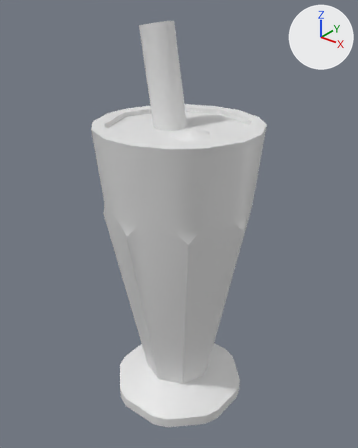
A saved change to the Blender file UnityProject/Assets/Milkshake/MilkshakeCup.blend.
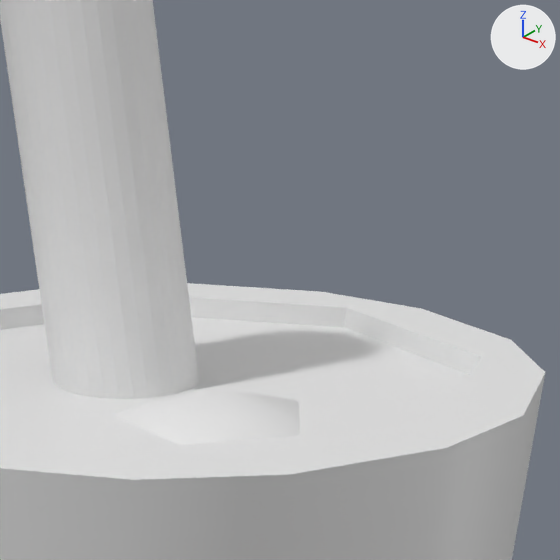
Old and new are each drawn whole from a 50 mm lens placed at (1.83, -2.28, 1.75), pointed at (-0.01, 0.02, 0.32) and again close up on the part from 40% to 75% of the width and 9% to 37% of the height. The axes (+X, +Y, +Z) are drawn at upper right. The lights are the same throughout.

Names of what the first close-up shows: 'Cup', 'IceCream3', 'LiquidFull', 'Straw'.
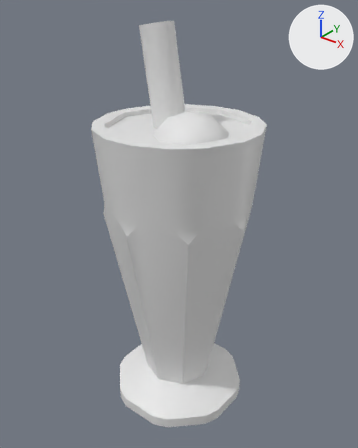
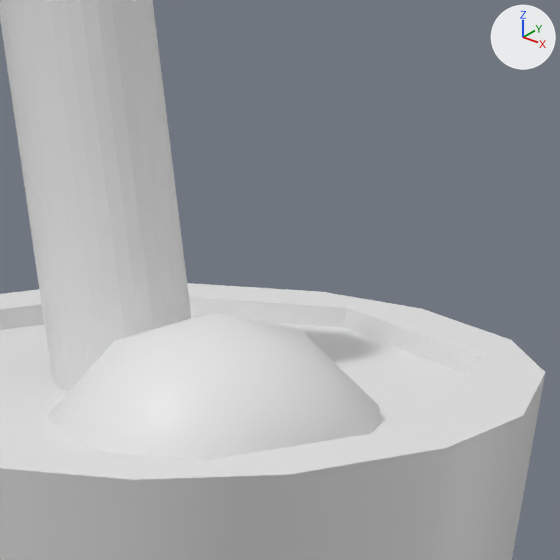
Where the change shows, as pixel boxes [x1, y1, x2, y2] in the close-ups (560 x 560 px):
'IceCream3', moved: before [114, 387, 300, 445]; after [47, 313, 381, 461]

Edits to the bpy script that builds the scene:
```text
Change ob_icecream3:
    ob_icecream3.location: (0.149, -0.074, 0.76) -> (0.149, -0.074, 0.857)
```
